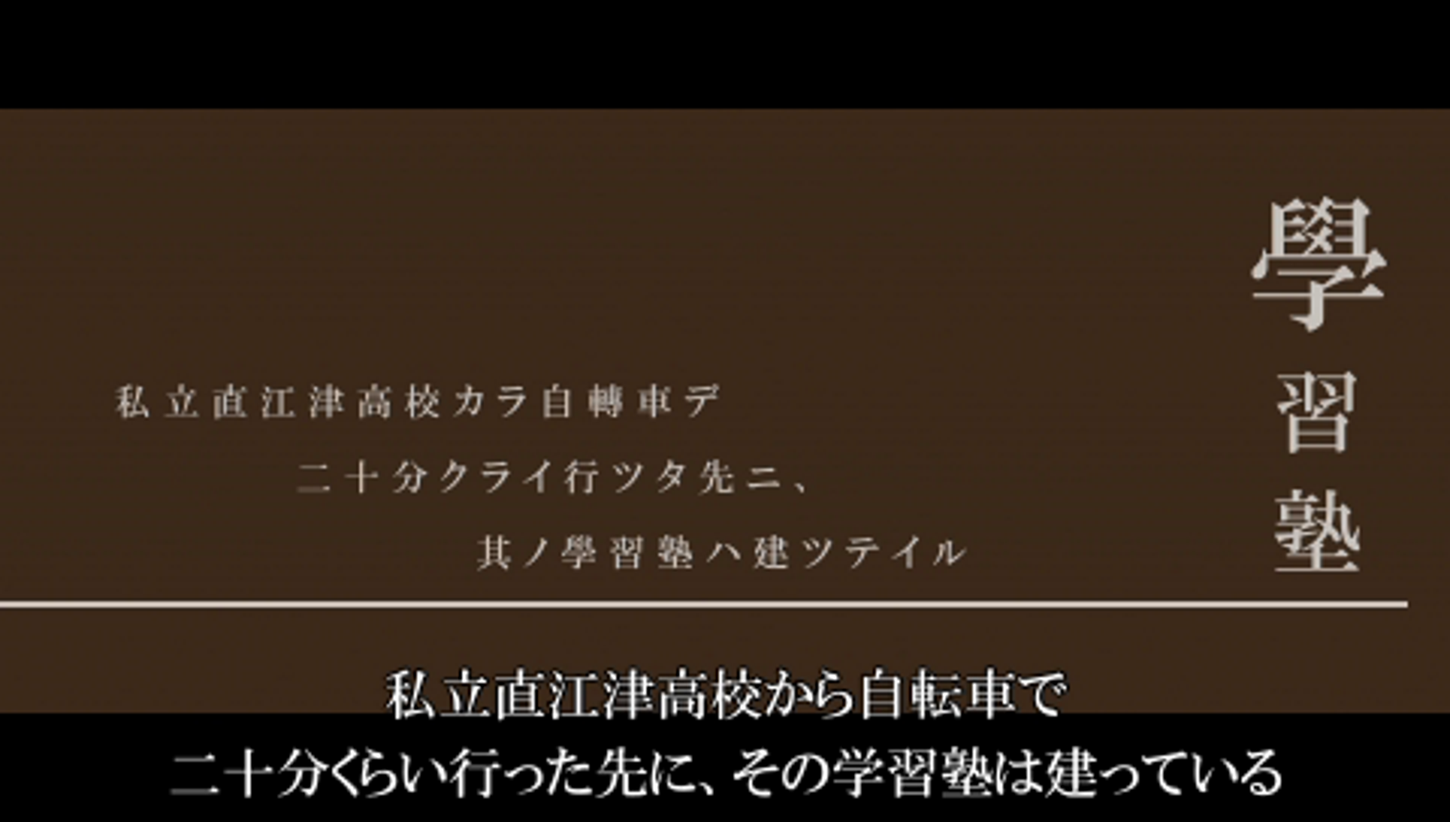
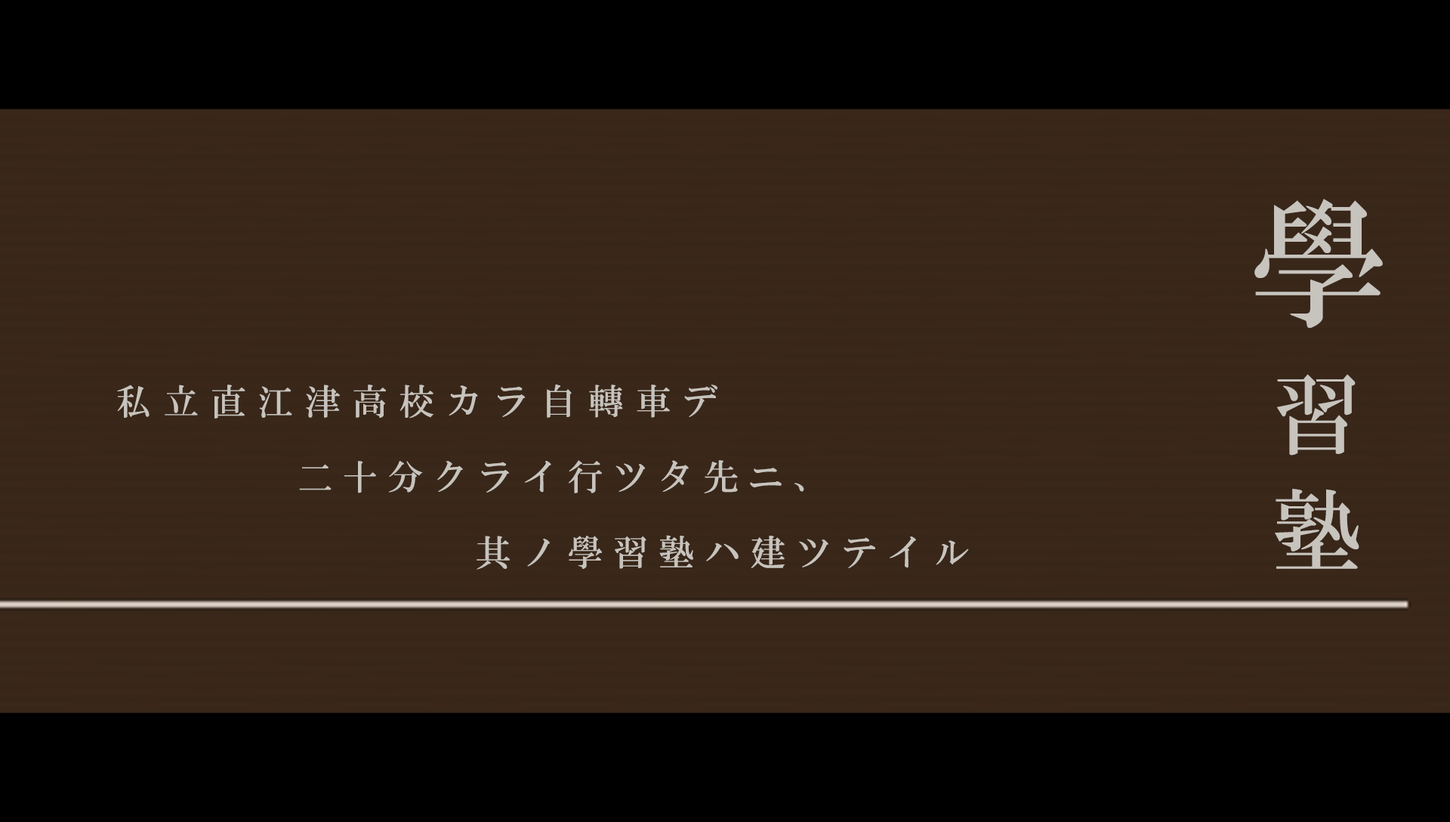
Comparing the layer stacks of the two 1450 × 822 images. Changes:
added layer "學習塾" above "其ノ學習塾ハ建ツテイル" over left=1254, top=198, right=1383, bottom=569
added layer "其ノ學習塾ハ建ツテイル" above "二十分クライ行ツタ先ニ、" over left=476, top=534, right=969, bottom=570
added layer "二十分クライ行ツタ先ニ、" above "私立直江津高校カラ自轉車デ" over left=299, top=459, right=805, bottom=494
added layer "私立直江津高校カラ自轉車デ" above "Layer 2" over left=117, top=383, right=718, bottom=419
showed "Layer 2", painted on it over left=0, top=107, right=1450, bottom=799
